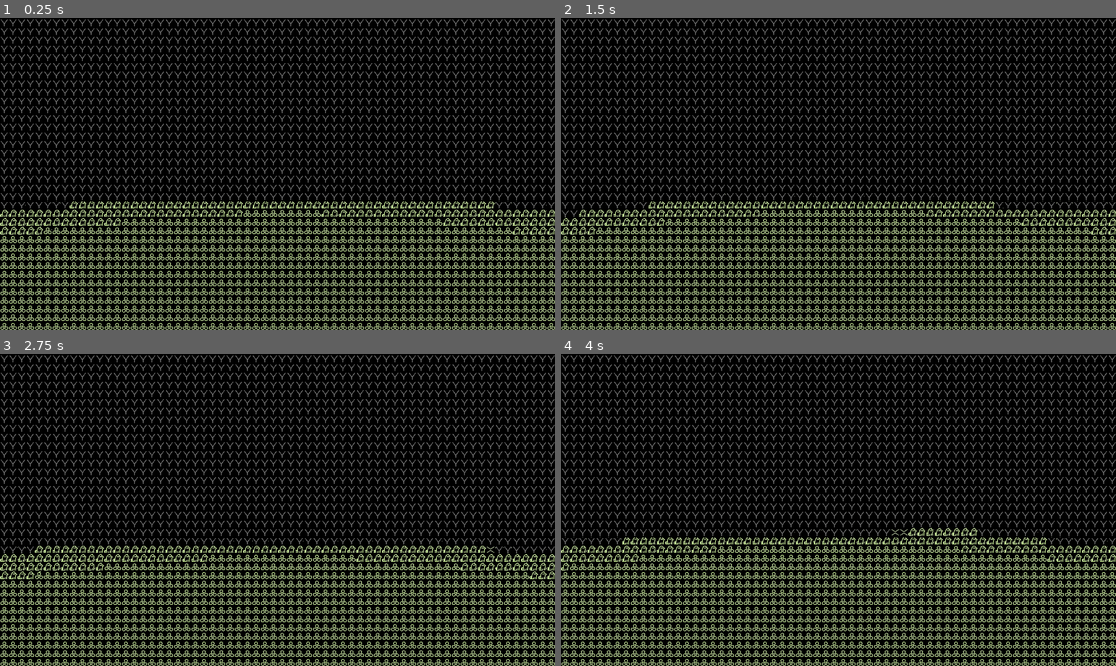
Above: before the commit, frames 1-4 (two rows, left to right).
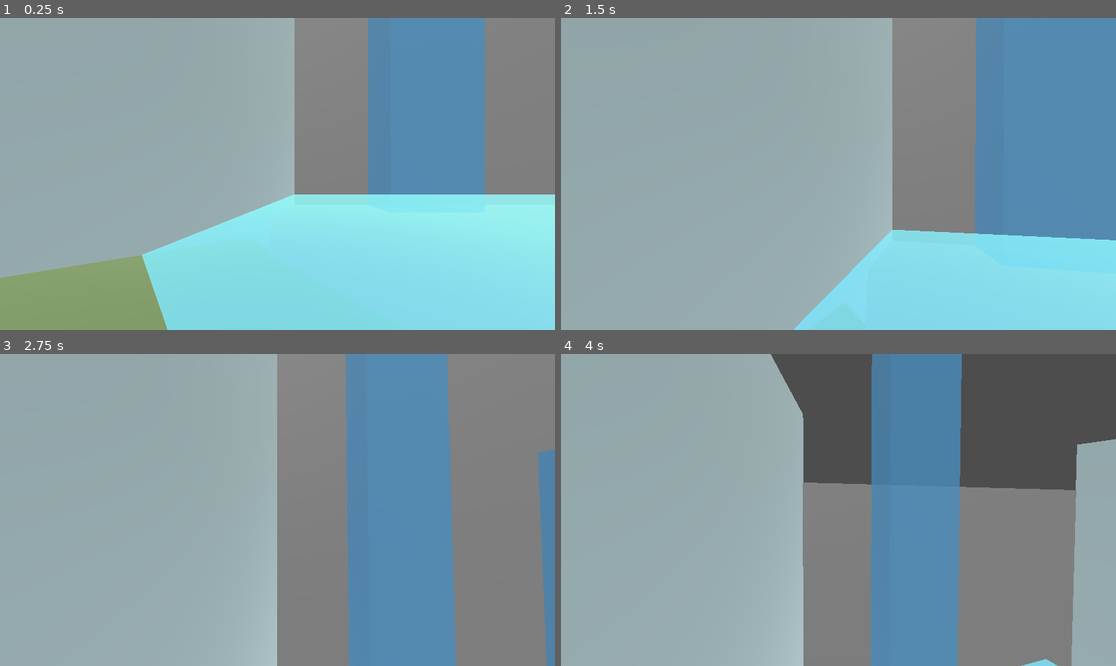
Above: after the commit, the same moments.

Repository: Tchetchouille/ijo-musi
Game: Godot game, scene res://Scenes/SystemsAndManagers/main.tscn
The game is run twice, just before and just after one commit, with the same random seed, the same clock (stepped at 60 frames per second) and the same inputs.
Inputs (mouse positions are in pixels of both pictures, inside the frame that each line leads up to):
- Up to frame 1 (0.25 s): no input
- Up to frame 2 (1.5 s): move the mouse to (866, 174) at 0.52 s; hold Space (fly_up, bound only after the commit) from 0.53 s (still down); right-click (866, 174) at 0.6 s; move the mouse to (810, 174) at 1.27 s; right-click (810, 174) at 1.35 s
- Up to frame 3 (2.75 s): keep holding Space (fly_up, bound only after the commit); move the mouse to (288, 503) at 2.02 s; right-click (288, 503) at 2.1 s
- Up to frame 4 (4 s): keep holding Space (fly_up, bound only after the commit); move the mouse to (832, 516) at 2.77 s; right-click (832, 516) at 2.85 s; tap Enter at 3.5 s; move the mouse to (877, 513) at 3.52 s; right-click (877, 513) at 3.6 s

The runs differ from the first frame. In frame 1, 99% of the frame differs, in the area x 0-100%, y 0-100%; in frame 2, 100%; in frame 3, 99%; in frame 4, 98%.

Commit message:
Added Pond whitebox

Diff:
--- /dev/null
+++ b/Godot Project/Actual ijo musi Project/actual-ijo-musi-project/Resources and Assets/Materials/basic_grass.tres
@@ -0,0 +1,4 @@
+[gd_resource type="StandardMaterial3D" format=3 uid="uid://cclihhdihjuje"]
+
+[resource]
+albedo_color = Color(0.323094, 0.405487, 0.246134, 1)
--- /dev/null
+++ b/Godot Project/Actual ijo musi Project/actual-ijo-musi-project/Resources and Assets/Materials/basic_water_material.tres
@@ -0,0 +1,5 @@
+[gd_resource type="StandardMaterial3D" format=3 uid="uid://bro38fvg1yfq6"]
+
+[resource]
+transparency = 1
+albedo_color = Color(0.313726, 0.627451, 0.85098, 0.803922)
--- a/Godot Project/Actual ijo musi Project/actual-ijo-musi-project/Resources and Assets/Shaders/ascii_shader.tres
+++ b/Godot Project/Actual ijo musi Project/actual-ijo-musi-project/Resources and Assets/Shaders/ascii_shader.tres
@@ -464,6 +464,7 @@
 
 }
 "
+graph_offset = Vector2(397.768, 1450.82)
 mode = 1
 flags/light_only = false
 nodes/fragment/0/position = Vector2(1880, 4940)
--- a/Godot Project/Actual ijo musi Project/actual-ijo-musi-project/Resources and Assets/Shaders/pixel_shader.tres
+++ b/Godot Project/Actual ijo musi Project/actual-ijo-musi-project/Resources and Assets/Shaders/pixel_shader.tres
@@ -90,6 +90,7 @@
 
 }
 "
+graph_offset = Vector2(-145.112, -96.8996)
 mode = 1
 flags/light_only = false
 nodes/fragment/3/node = SubResource("VisualShaderNodeTexture_8scub")
--- /dev/null
+++ b/Godot Project/Actual ijo musi Project/actual-ijo-musi-project/Scenes/Level Prototypes and Whiteboxing/global_whitebox.tscn
@@ -0,0 +1,327 @@
+[gd_scene load_steps=15 format=3 uid="uid://cl2lkp7fcrkte"]
+
+[ext_resource type="Material" uid="uid://cclihhdihjuje" path="res://Resources and Assets/Materials/basic_grass.tres" id="1_evfj6"]
+[ext_resource type="Material" uid="uid://bro38fvg1yfq6" path="res://Resources and Assets/Materials/basic_water_material.tres" id="2_bqm6w"]
+[ext_resource type="Material" uid="uid://dfrp2bmqtphlu" path="res://Resources and Assets/Materials/basic_floor_material.tres" id="2_cadp8"]
+[ext_resource type="Material" uid="uid://cidavfhvfnifm" path="res://Resources and Assets/Materials/basic_wall_material.tres" id="4_hms2u"]
+[ext_resource type="Material" uid="uid://c3rj5ftppd5dq" path="res://Resources and Assets/Materials/basic_wood_material.tres" id="5_7mcqi"]
+
+[sub_resource type="BoxShape3D" id="BoxShape3D_bqm6w"]
+
+[sub_resource type="BoxMesh" id="BoxMesh_cadp8"]
+material = ExtResource("1_evfj6")
+
+[sub_resource type="BoxMesh" id="BoxMesh_hms2u"]
+material = ExtResource("2_cadp8")
+
+[sub_resource type="PlaneMesh" id="PlaneMesh_cadp8"]
+material = ExtResource("2_bqm6w")
+
+[sub_resource type="BoxMesh" id="BoxMesh_7mcqi"]
+material = ExtResource("2_bqm6w")
+
+[sub_resource type="PlaneMesh" id="PlaneMesh_7mcqi"]
+material = ExtResource("4_hms2u")
+
+[sub_resource type="BoxMesh" id="BoxMesh_ntgq7"]
+
+[sub_resource type="BoxShape3D" id="BoxShape3D_ntgq7"]
+
+[sub_resource type="BoxMesh" id="BoxMesh_vqm8g"]
+material = ExtResource("5_7mcqi")
+
+[node name="GlobalWhitebox" type="Node3D"]
+
+[node name="BasicLight" type="DirectionalLight3D" parent="."]
+transform = Transform3D(-0.5, -0.612372, 0.612372, 0, 0.707107, 0.707107, -0.866025, 0.353553, -0.353553, 0, 42.6908, 0)
+
+[node name="BasicLight2" type="DirectionalLight3D" parent="."]
+transform = Transform3D(-0.5, 0.612372, -0.612372, 0, 0.707107, 0.707107, 0.866025, 0.353553, -0.353553, 0, 42.6908, 0)
+
+[node name="BasicLight3" type="DirectionalLight3D" parent="."]
+transform = Transform3D(1, 0, 0, 0, 0.707107, 0.707107, 0, -0.707107, 0.707107, 0, 42.6908, 0)
+
+[node name="Pond" type="Node3D" parent="."]
+
+[node name="Floors" type="Node3D" parent="Pond"]
+
+[node name="FirstGrass" type="Node3D" parent="Pond/Floors"]
+transform = Transform3D(7.85598, 0, 18.6644, 0, 0.255516, 0, -6.22948, 0, 23.5376, 0, 0, 12.3789)
+
+[node name="StaticBody3D" type="StaticBody3D" parent="Pond/Floors/FirstGrass"]
+
+[node name="CollisionShape3D" type="CollisionShape3D" parent="Pond/Floors/FirstGrass/StaticBody3D"]
+shape = SubResource("BoxShape3D_bqm6w")
+debug_fill = false
+
+[node name="MeshInstance3D" type="MeshInstance3D" parent="Pond/Floors/FirstGrass/StaticBody3D"]
+mesh = SubResource("BoxMesh_cadp8")
+skeleton = NodePath("../..")
+
+[node name="GrassSlope" type="Node3D" parent="Pond/Floors"]
+transform = Transform3D(6.49321, 0.0409881, 25.6439, -2.21536, 0.198192, -8.58215e-07, -5.23393, -0.033039, 31.8138, 6.97261, -1.06073, 6.47794)
+
+[node name="StaticBody3D" type="StaticBody3D" parent="Pond/Floors/GrassSlope"]
+
+[node name="CollisionShape3D" type="CollisionShape3D" parent="Pond/Floors/GrassSlope/StaticBody3D"]
+shape = SubResource("BoxShape3D_bqm6w")
+debug_fill = false
+
+[node name="MeshInstance3D" type="MeshInstance3D" parent="Pond/Floors/GrassSlope/StaticBody3D"]
+mesh = SubResource("BoxMesh_cadp8")
+skeleton = NodePath("../..")
+
+[node name="MoundStairs" type="Node3D" parent="Pond/Floors"]
+transform = Transform3D(1, 0, 0, 0, 1, 0, 0, 0, 1, 6.76414, -0.0957212, 23.2702)
+
+[node name="1" type="Node3D" parent="Pond/Floors/MoundStairs"]
+transform = Transform3D(2.65739, 0, -6.89648, 0, 1, 0, 4.92357, 0, 3.72223, -1.85024, -0.152609, -0.0883026)
+
+[node name="StaticBody3D" type="StaticBody3D" parent="Pond/Floors/MoundStairs/1"]
+
+[node name="CollisionShape3D" type="CollisionShape3D" parent="Pond/Floors/MoundStairs/1/StaticBody3D"]
+shape = SubResource("BoxShape3D_bqm6w")
+debug_fill = false
+
+[node name="CollisionShape3D2" type="CollisionShape3D" parent="Pond/Floors/MoundStairs/1/StaticBody3D"]
+transform = Transform3D(1, 0, 0, 0, 0.999995, 0, -5.96046e-08, 0, 1, -0.0631275, -0.13483, -0.0243247)
+shape = SubResource("BoxShape3D_bqm6w")
+debug_fill = false
+
+[node name="MeshInstance3D" type="MeshInstance3D" parent="Pond/Floors/MoundStairs/1/StaticBody3D"]
+mesh = SubResource("BoxMesh_cadp8")
+skeleton = NodePath("../../..")
+
+[node name="2" type="Node3D" parent="Pond/Floors/MoundStairs"]
+transform = Transform3D(-4.656, 0, 7.2295, 0, 1, 0, -5.30953, 0, -6.33966, -0.722713, 0.118559, 1.39948)
+
+[node name="StaticBody3D" type="StaticBody3D" parent="Pond/Floors/MoundStairs/2"]
+
+[node name="CollisionShape3D" type="CollisionShape3D" parent="Pond/Floors/MoundStairs/2/StaticBody3D"]
+shape = SubResource("BoxShape3D_bqm6w")
+debug_fill = false
+
+[node name="MeshInstance3D" type="MeshInstance3D" parent="Pond/Floors/MoundStairs/2/StaticBody3D"]
+transform = Transform3D(0.998573, 0, 0.0533991, 0, 1, 0, -0.0533991, 0, 0.998573, -0.0361669, -0.0195799, -0.0232924)
+mesh = SubResource("BoxMesh_cadp8")
+skeleton = NodePath("../../..")
+
+[node name="3" type="Node3D" parent="Pond/Floors/MoundStairs"]
+transform = Transform3D(6.92412, 0, -5.73339, 0, 1, 0, 3.87531, 0, 10.244, 1.46129, 0.27478, 2.5796)
+
+[node name="StaticBody3D" type="StaticBody3D" parent="Pond/Floors/MoundStairs/3"]
+
+[node name="CollisionShape3D" type="CollisionShape3D" parent="Pond/Floors/MoundStairs/3/StaticBody3D"]
+shape = SubResource("BoxShape3D_bqm6w")
+debug_fill = false
+
+[node name="MeshInstance3D" type="MeshInstance3D" parent="Pond/Floors/MoundStairs/3/StaticBody3D"]
+mesh = SubResource("BoxMesh_cadp8")
+skeleton = NodePath("../../..")
+
+[node name="4" type="Node3D" parent="Pond/Floors/MoundStairs"]
+transform = Transform3D(7.36907, 0, -3.38979, 0, 1, 0, 2.07857, 0, 12.0177, 2.68063, 0.624934, 2.93647)
+
+[node name="StaticBody3D" type="StaticBody3D" parent="Pond/Floors/MoundStairs/4"]
+
+[node name="CollisionShape3D" type="CollisionShape3D" parent="Pond/Floors/MoundStairs/4/StaticBody3D"]
+shape = SubResource("BoxShape3D_bqm6w")
+debug_fill = false
+
+[node name="MeshInstance3D" type="MeshInstance3D" parent="Pond/Floors/MoundStairs/4/StaticBody3D"]
+mesh = SubResource("BoxMesh_cadp8")
+skeleton = NodePath("../../..")
+
+[node name="Mound" type="Node3D" parent="Pond/Floors"]
+transform = Transform3D(22.0776, 0, 0, 0, 2.79817, 0, 0, 0, 12.782, 18.0735, 0, 25.1935)
+
+[node name="StaticBody3D" type="StaticBody3D" parent="Pond/Floors/Mound"]
+
+[node name="CollisionShape3D" type="CollisionShape3D" parent="Pond/Floors/Mound/StaticBody3D"]
+shape = SubResource("BoxShape3D_bqm6w")
+debug_fill = false
+
+[node name="MeshInstance3D" type="MeshInstance3D" parent="Pond/Floors/Mound/StaticBody3D"]
+mesh = SubResource("BoxMesh_cadp8")
+skeleton = NodePath("../..")
+
+[node name="StoneBottom" type="Node3D" parent="Pond/Floors"]
+transform = Transform3D(54.2022, 0, 0, 0, 0.199861, 0, 0, 0, 158.153, 26.7171, -1.92771, 0)
+
+[node name="StaticBody3D" type="StaticBody3D" parent="Pond/Floors/StoneBottom"]
+
+[node name="CollisionShape3D" type="CollisionShape3D" parent="Pond/Floors/StoneBottom/StaticBody3D"]
+shape = SubResource("BoxShape3D_bqm6w")
+debug_fill = false
+
+[node name="MeshInstance3D" type="MeshInstance3D" parent="Pond/Floors/StoneBottom/StaticBody3D"]
+mesh = SubResource("BoxMesh_hms2u")
+skeleton = NodePath("../..")
+
+[node name="StoneChamber" type="Node3D" parent="Pond/Floors"]
+transform = Transform3D(8.53043, 0, 0, 0, 0.199861, 0, 0, 0, 10.4957, 24.0051, 1.12332, -34.1502)
+
+[node name="StaticBody3D" type="StaticBody3D" parent="Pond/Floors/StoneChamber"]
+
+[node name="CollisionShape3D" type="CollisionShape3D" parent="Pond/Floors/StoneChamber/StaticBody3D"]
+shape = SubResource("BoxShape3D_bqm6w")
+debug_fill = false
+
+[node name="MeshInstance3D" type="MeshInstance3D" parent="Pond/Floors/StoneChamber/StaticBody3D"]
+mesh = SubResource("BoxMesh_hms2u")
+skeleton = NodePath("../..")
+
+[node name="StoneStairs" type="Node3D" parent="Pond/Floors"]
+transform = Transform3D(3.4356, 0, 0, 0, 0.174857, -3.46961, 0, 0.0967971, 6.26759, 23.9436, -0.6099, -25.877)
+
+[node name="StaticBody3D" type="StaticBody3D" parent="Pond/Floors/StoneStairs"]
+
+[node name="CollisionShape3D" type="CollisionShape3D" parent="Pond/Floors/StoneStairs/StaticBody3D"]
+shape = SubResource("BoxShape3D_bqm6w")
+debug_fill = false
+
+[node name="MeshInstance3D" type="MeshInstance3D" parent="Pond/Floors/StoneStairs/StaticBody3D"]
+mesh = SubResource("BoxMesh_hms2u")
+skeleton = NodePath("../..")
+
+[node name="Water" type="Node3D" parent="Pond/Floors"]
+transform = Transform3D(29.8114, 0, 0, 0, 1.50296, 0, 0, 0, 80.2382, 24.9101, -0.739485, 0.0102673)
+
+[node name="MeshInstance3D" type="MeshInstance3D" parent="Pond/Floors/Water"]
+mesh = SubResource("PlaneMesh_cadp8")
+
+[node name="Waterfall" type="Node3D" parent="Pond"]
+transform = Transform3D(0.59602, 0, 0, 0, 6.19568, 0, 0, 0, 0.507772, 12.999, 87.6679, -18.5536)
+
+[node name="MeshInstance3D" type="MeshInstance3D" parent="Pond/Waterfall"]
+transform = Transform3D(12.8866, 0, 0, 0, 33.0255, 0, 0, 0, 8.09439, 0, 0, 0)
+mesh = SubResource("BoxMesh_7mcqi")
+
+[node name="Waterfall2" type="Node3D" parent="Pond"]
+transform = Transform3D(0.375996, 0, 0, 0, 1, 0, 0, 0, 0.357491, 33.6766, 12.0614, -18.6338)
+
+[node name="MeshInstance3D" type="MeshInstance3D" parent="Pond/Waterfall2"]
+transform = Transform3D(12.8866, 0, 0, 0, 33.0255, 0, 0, 0, 8.09439, 0, 0, 0)
+mesh = SubResource("BoxMesh_7mcqi")
+
+[node name="Walls" type="Node3D" parent="Pond"]
+
+[node name="S1" type="Node3D" parent="Pond/Walls"]
+transform = Transform3D(-3.68553e-07, -1.28623, 1.54515e-06, 0, -5.62229e-08, -35.3488, 8.4315, -5.62229e-08, 6.75405e-14, 48.5578, 24.4044, -2.08989)
+
+[node name="MeshInstance3D" type="MeshInstance3D" parent="Pond/Walls/S1"]
+mesh = SubResource("PlaneMesh_7mcqi")
+
+[node name="SW1" type="Node3D" parent="Pond/Walls"]
+transform = Transform3D(-4.97848, -1.633, 1.41953e-06, -4.94738e-22, -7.76972e-08, -35.3488, 11.5805, -0.70203, 6.10259e-07, 44.1894, 24.4044, 16.1185)
+
+[node name="MeshInstance3D" type="MeshInstance3D" parent="Pond/Walls/SW1"]
+mesh = SubResource("PlaneMesh_7mcqi")
+
+[node name="SW2" type="Node3D" parent="Pond/Walls"]
+transform = Transform3D(-4.01344, -0.581815, 8.71555e-07, -6.81995e-15, -4.50873e-08, -35.3488, 2.74158, -0.851727, 1.27588e-06, 36.998, 24.4044, 26.3864)
+
+[node name="MeshInstance3D" type="MeshInstance3D" parent="Pond/Walls/SW2"]
+mesh = SubResource("PlaneMesh_7mcqi")
+
+[node name="SE1" type="Node3D" parent="Pond/Walls"]
+transform = Transform3D(2.96647, -0.858311, 1.37955e-06, -2.22422e-22, -4.20214e-08, -35.3488, 5.88051, 0.432981, -6.95926e-07, 45.7246, 24.4044, -14.8378)
+
+[node name="MeshInstance3D" type="MeshInstance3D" parent="Pond/Walls/SE1"]
+mesh = SubResource("PlaneMesh_7mcqi")
+
+[node name="NE1" type="Node3D" parent="Pond/Walls"]
+transform = Transform3D(5.14801, 1.40377, -1.46526e-06, 5.87982e-21, -6.47063e-08, -35.3488, -15.3813, 0.469831, -4.9041e-07, -3.31365, 24.4044, -5.54567)
+
+[node name="MeshInstance3D" type="MeshInstance3D" parent="Pond/Walls/NE1"]
+mesh = SubResource("PlaneMesh_7mcqi")
+
+[node name="NW1" type="Node3D" parent="Pond/Walls"]
+transform = Transform3D(-7.70977, 0.84154, -1.21331e-06, -3.10913e-14, -4.68453e-08, -35.3488, -9.77734, -0.663584, 9.56739e-07, -1.36143, 24.4044, 18.8641)
+
+[node name="MeshInstance3D" type="MeshInstance3D" parent="Pond/Walls/NW1"]
+mesh = SubResource("PlaneMesh_7mcqi")
+
+[node name="W1" type="Node3D" parent="Pond/Walls"]
+transform = Transform3D(-11.7307, -0.071789, 7.88198e-08, 1.28931e-14, -6.15157e-08, -35.3488, 0.599179, -1.40548, 1.54313e-06, 17.2214, 24.4044, 28.3338)
+
+[node name="MeshInstance3D" type="MeshInstance3D" parent="Pond/Walls/W1"]
+mesh = SubResource("PlaneMesh_7mcqi")
+
+[node name="W2" type="Node3D" parent="Pond/Walls"]
+transform = Transform3D(-11.1682, -0.0683468, 6.58463e-08, 1.22749e-14, -5.85661e-08, -29.5305, 0.57045, -1.33809, 1.28914e-06, 25.782, 30.1144, 28.3338)
+
+[node name="MeshInstance3D" type="MeshInstance3D" parent="Pond/Walls/W2"]
+mesh = SubResource("PlaneMesh_7mcqi")
+
+[node name="E1" type="Node3D" parent="Pond/Walls"]
+transform = Transform3D(25.9016, 0, 0, 0, -1.10795e-08, -52.2043, 0, 0.253469, -2.28192e-06, 22.2973, 24.4044, -20.814)
+
+[node name="MeshInstance3D" type="MeshInstance3D" parent="Pond/Walls/E1"]
+transform = Transform3D(1.60383, 0, 0, 0, 1.0855, -4.54747e-13, 0, 0, 1.09148, 0, 0, 0)
+mesh = SubResource("BoxMesh_ntgq7")
+
+[node name="Toilets" type="Node3D" parent="."]
+transform = Transform3D(1, 0, 0, 0, 1, 0, 0, 0, 1, 13.4633, 0, 58.6854)
+
+[node name="StoneFloor" type="Node3D" parent="Toilets"]
+transform = Transform3D(6.35057, 0, 0, 0, 0.720383, 0, 0, 0, 12.5604, 12.4392, -0.464737, -16.4996)
+
+[node name="StaticBody3D" type="StaticBody3D" parent="Toilets/StoneFloor"]
+
+[node name="CollisionShape3D" type="CollisionShape3D" parent="Toilets/StoneFloor/StaticBody3D"]
+shape = SubResource("BoxShape3D_bqm6w")
+debug_fill = false
+
+[node name="MeshInstance3D" type="MeshInstance3D" parent="Toilets/StoneFloor/StaticBody3D"]
+mesh = SubResource("BoxMesh_hms2u")
+skeleton = NodePath("../..")
+
+[node name="Walls" type="Node3D" parent="Toilets"]
+
+[node name="S1" type="Node3D" parent="Toilets/Walls"]
+transform = Transform3D(-1.51774e-07, -1.28623, 4.68738e-07, 0, -5.62228e-08, -10.7235, 3.47219, -5.62228e-08, 2.04892e-14, 19.6044, 8.18962, -19.1627)
+
+[node name="MeshInstance3D" type="MeshInstance3D" parent="Toilets/Walls/S1"]
+mesh = SubResource("PlaneMesh_7mcqi")
+
+[node name="N1" type="Node3D" parent="Toilets/Walls"]
+transform = Transform3D(-0.0232102, 1.2862, -4.68728e-07, 0, -5.62228e-08, -10.7235, -3.47211, -0.00859793, 3.13333e-09, 9.2643, 8.18962, -15.6336)
+
+[node name="MeshInstance3D" type="MeshInstance3D" parent="Toilets/Walls/N1"]
+mesh = SubResource("PlaneMesh_7mcqi")
+
+[node name="SW1" type="Node3D" parent="Toilets/Walls"]
+transform = Transform3D(-3.46808, -0.552767, 2.20673e-07, -1.64771e-16, -5.13237e-08, -10.7235, 1.85062, -1.03589, 4.13544e-07, 16.1263, 10.4176, -13.9887)
+
+[node name="MeshInstance3D" type="MeshInstance3D" parent="Toilets/Walls/SW1"]
+mesh = SubResource("PlaneMesh_7mcqi")
+
+[node name="NE1" type="Node3D" parent="Toilets/Walls"]
+transform = Transform3D(3.52523, 0.519516, -2.07398e-07, 2.49391e-16, -5.13237e-08, -10.7235, -1.73929, 1.05296, -4.20359e-07, 12.3374, 10.4176, -20.707)
+
+[node name="MeshInstance3D" type="MeshInstance3D" parent="Toilets/Walls/NE1"]
+mesh = SubResource("PlaneMesh_7mcqi")
+
+[node name="W1" type="Node3D" parent="Toilets/Walls"]
+transform = Transform3D(-1.87357, -0.0754111, 2.8575e-08, -7.86795e-17, -5.40722e-08, -10.7235, 0.114428, -1.23473, 4.67866e-07, 11.0395, 10.4176, -12.1091)
+
+[node name="MeshInstance3D" type="MeshInstance3D" parent="Toilets/Walls/W1"]
+mesh = SubResource("PlaneMesh_7mcqi")
+
+[node name="E1" type="Node3D" parent="Toilets/Walls"]
+transform = Transform3D(-2.06672, 0.0709294, 6.53063e-08, 0, -6.12818e-08, 29.5305, 0.104696, 1.40017, 1.28917e-06, 17.5214, 30.1144, -22.4343)
+
+[node name="MeshInstance3D" type="MeshInstance3D" parent="Toilets/Walls/E1"]
+mesh = SubResource("PlaneMesh_7mcqi")
+
+[node name="Wood" type="Node3D" parent="Toilets"]
+transform = Transform3D(4.56363, 0, 0, 0, 0.211376, 0, 0, 0, 1.37261, 17.4171, -0.109541, -17.9307)
+
+[node name="StaticBody3D" type="StaticBody3D" parent="Toilets/Wood"]
+
+[node name="CollisionShape3D" type="CollisionShape3D" parent="Toilets/Wood/StaticBody3D"]
+shape = SubResource("BoxShape3D_ntgq7")
+
+[node name="MeshInstance3D" type="MeshInstance3D" parent="Toilets/Wood/StaticBody3D"]
+mesh = SubResource("BoxMesh_vqm8g")
--- a/Godot Project/Actual ijo musi Project/actual-ijo-musi-project/Scenes/SystemsAndManagers/level_manager.tscn
+++ b/Godot Project/Actual ijo musi Project/actual-ijo-musi-project/Scenes/SystemsAndManagers/level_manager.tscn
@@ -1,9 +1,9 @@
 [gd_scene load_steps=2 format=3 uid="uid://d0f77tjckoc2j"]
 
-[ext_resource type="PackedScene" uid="uid://btchkt84l4lm1" path="res://Scenes/Level Prototypes and Whiteboxing/sacred_resting_place.tscn" id="2_qe4kd"]
+[ext_resource type="PackedScene" uid="uid://cl2lkp7fcrkte" path="res://Scenes/Level Prototypes and Whiteboxing/global_whitebox.tscn" id="1_lhgvw"]
 
 [node name="LevelManager" type="Node3D"]
 
 [node name="LevelList" type="Node3D" parent="."]
 
-[node name="SacredRestingPlace" parent="LevelList" instance=ExtResource("2_qe4kd")]
+[node name="GlobalWhitebox" parent="LevelList" instance=ExtResource("1_lhgvw")]
--- a/Godot Project/Actual ijo musi Project/actual-ijo-musi-project/Scenes/SystemsAndManagers/main.tscn
+++ b/Godot Project/Actual ijo musi Project/actual-ijo-musi-project/Scenes/SystemsAndManagers/main.tscn
@@ -13,6 +13,7 @@
 [node name="GeneralUI" parent="." instance=ExtResource("2_ee76p")]
 
 [node name="GeneralVFX" parent="." instance=ExtResource("3_8uuj2")]
+visible = false
 
 [node name="LevelManager" parent="." instance=ExtResource("5_t6ixf")]
 
--- a/Godot Project/Actual ijo musi Project/actual-ijo-musi-project/Scenes/SystemsAndManagers/player_character.gd
+++ b/Godot Project/Actual ijo musi Project/actual-ijo-musi-project/Scenes/SystemsAndManagers/player_character.gd
@@ -1,7 +1,7 @@
 extends CharacterBody3D
 
 
-const SPEED = 3.0
+@export var SPEED = 3.0
 const JUMP_VELOCITY = 4.5
 @onready var tool : Node3D = $CameraController/CharacterCamera/ToolController
 @onready var camera : Camera3D = $CameraController/CharacterCamera
@@ -32,6 +32,10 @@
 		velocity.x = move_toward(velocity.x, 0, SPEED)
 		velocity.z = move_toward(velocity.z, 0, SPEED)
 
+	# FLYING
+	if Input.is_action_pressed("fly_up"):
+		velocity.y += 0.3
+
 # Headbob handling
 	if velocity.length() != 0 and is_on_floor():
 		t_bob += delta * HEADBOB_FREQ * float(is_on_floor())
--- a/Godot Project/Actual ijo musi Project/actual-ijo-musi-project/Scenes/SystemsAndManagers/player_character.tscn
+++ b/Godot Project/Actual ijo musi Project/actual-ijo-musi-project/Scenes/SystemsAndManagers/player_character.tscn
@@ -6,7 +6,7 @@
 [ext_resource type="Script" uid="uid://bqe2s58xnb5nn" path="res://Scenes/SystemsAndManagers/tool_controller.gd" id="4_irpfk"]
 [ext_resource type="Material" uid="uid://dmmm4nc4mtnah" path="res://Resources and Assets/Materials/basic_clay_material.tres" id="6_gja8t"]
 
-[sub_resource type="CylinderShape3D" id="CylinderShape3D_l2amc"]
+[sub_resource type="CapsuleShape3D" id="CapsuleShape3D_77dal"]
 
 [sub_resource type="CanvasItemMaterial" id="CanvasItemMaterial_es7p3"]
 
@@ -31,10 +31,11 @@
 
 [node name="PlayerCharacter" type="CharacterBody3D"]
 script = ExtResource("1_04qb1")
+SPEED = 10.0
 
 [node name="CharacterCollision" type="CollisionShape3D" parent="."]
 transform = Transform3D(1, 0, 0, 0, 1, 0, 0, 0, 1, 0, 1, 0)
-shape = SubResource("CylinderShape3D_l2amc")
+shape = SubResource("CapsuleShape3D_77dal")
 
 [node name="CameraController" type="Node3D" parent="."]
 transform = Transform3D(1, 0, 0, 0, 1, 0, 0, 0, 1, 0, 1.6, 0)
--- a/Godot Project/Actual ijo musi Project/actual-ijo-musi-project/project.godot
+++ b/Godot Project/Actual ijo musi Project/actual-ijo-musi-project/project.godot
@@ -55,6 +55,11 @@
 , Object(InputEventKey,"resource_local_to_scene":false,"resource_name":"","device":-1,"window_id":0,"alt_pressed":false …(186 unchanged characters)…
 ]
 }
+fly_up={
+"deadzone": 0.2,
+"events": [Object(InputEventKey,"resource_local_to_scene":false,"resource_name":"","device":-1,"window_id":0,"alt_pressed":false,"shift_pressed":false,"ctrl_pressed":false,"meta_pressed":false,"pressed":false,"keycode":0,"physical_keycode":32,"key_label":0,"unicode":32,"location":0,"echo":false,"script":null)
+]
+}
 
 [layer_names]
 
Not shown, changed: Design Documents/Narration/Narrative Data/Infos.xlsx
Not shown, removed: Design Documents/Narration/Narrative Data/~$Infos.xlsx
Not shown, removed: Design Documents/Project Presentation/~$uxAcquisitionLanguage.docx
Not shown, added: Logs/Images/folders.png
Not shown, added: Logs/Images/proto_player.png
Not shown, added: Logs/Images/proto_scene.png
Not shown, added: Logs/Images/shader_graph.png
Not shown, added: Logs/Images/shader_results.png
Not shown, added: Logs/Logbook.aux
Not shown, added: Logs/Logbook.log
Not shown, added: Logs/Logbook.out
Not shown, added: Logs/Logbook.pdf
(and 2 more such lines)
